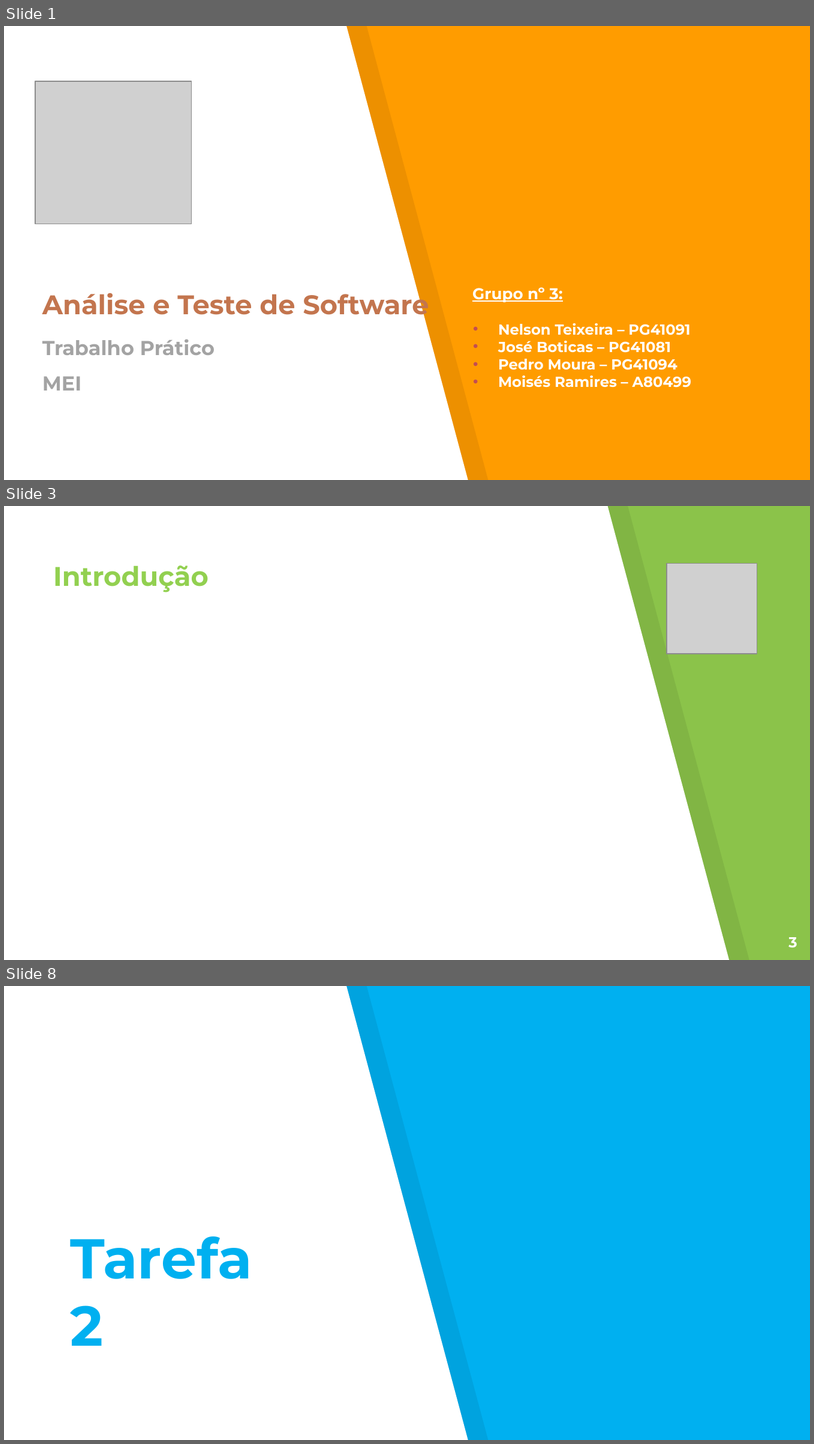
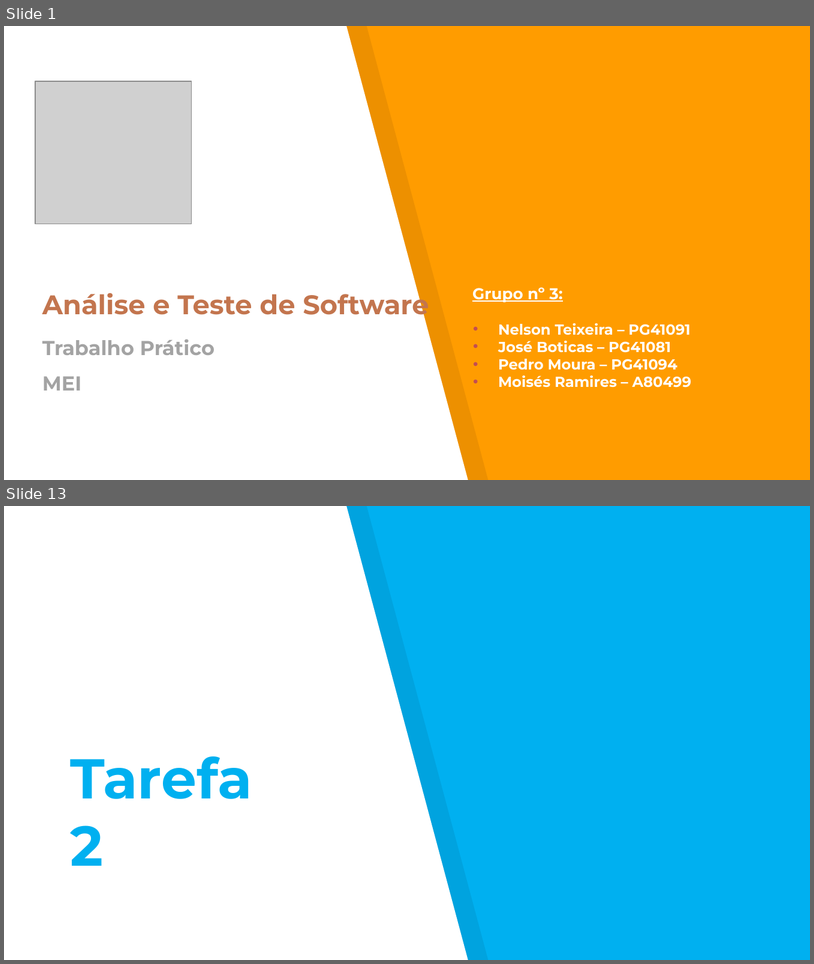
Before and after one commit to Nelson198/ATS, a slide deck: Apresentação.pptx. Shown one above the other, each under a label of ours: slides 1, 3 and 8 before the commit, slides 1 and 13 after it; the slides between them are not shown. The pictures are 814x1444 and 814x964 pixels, drawn with LibreOffice and Linux fonts; fonts in the diff are those of the drawing; grey boxes stand for pictures. Boxes give left, top, right and bottom in pixels: in the first picture for what was removed or moved away, otherwise in the second. Text is boxed around its words. In the diff, an @@ line names an element or a change of style, - is before the commit and + after.

Commit message:
#71 Commit: Relatório + PPT     --> Correção de uma gralha no relatório;     --> PPT: Introdução e Tarefa 1.

```diff
--- a/Apresentação.pptx
+++ b/Apresentação.pptx
@@ slide 3 removed at [4, 506, 810, 960], background #8BC34A @@
@@ freeform shape removed at [4, 506, 730, 960] @@
@@ freeform shape removed at [24, 506, 750, 960] @@
@@ title removed at [53, 565, 209, 592] @@
-Introdução
@@ picture removed at [667, 563, 757, 654] @@
@@ page number removed at [789, 937, 797, 948] @@
-3
@@ what was slide 8 is now slide 13 @@
```
Also in this commit, not shown: 5 slides changed, 7 slides added, 1 other slide removed, 2 other files.
